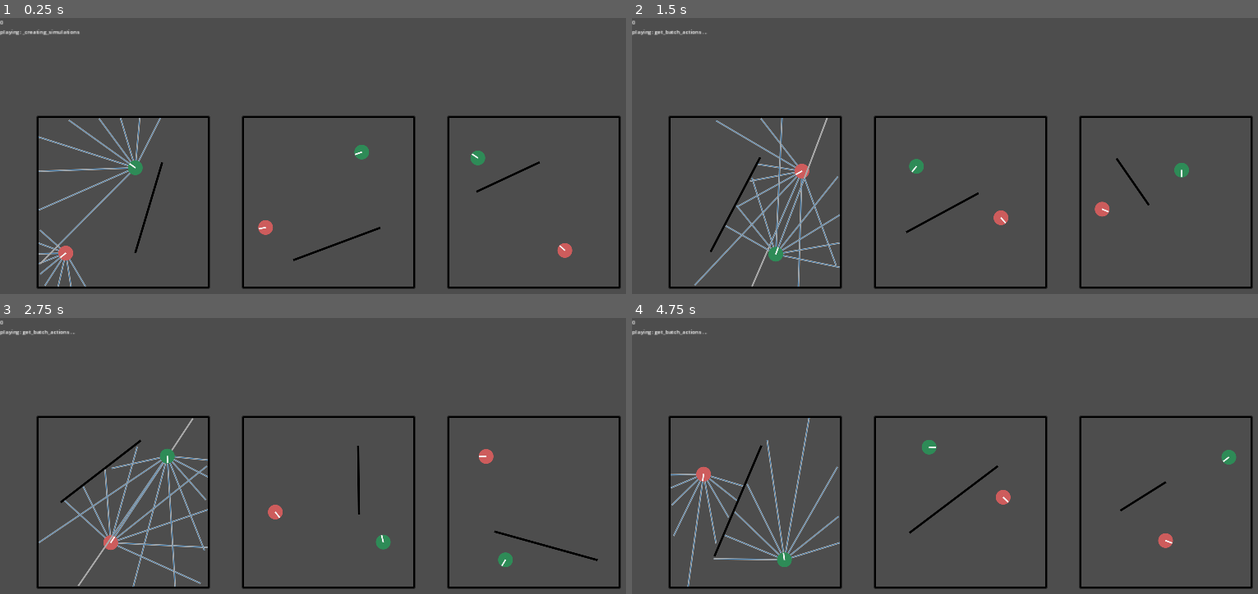
Above: before the commit, frames 1-4 (two rows, left to right).
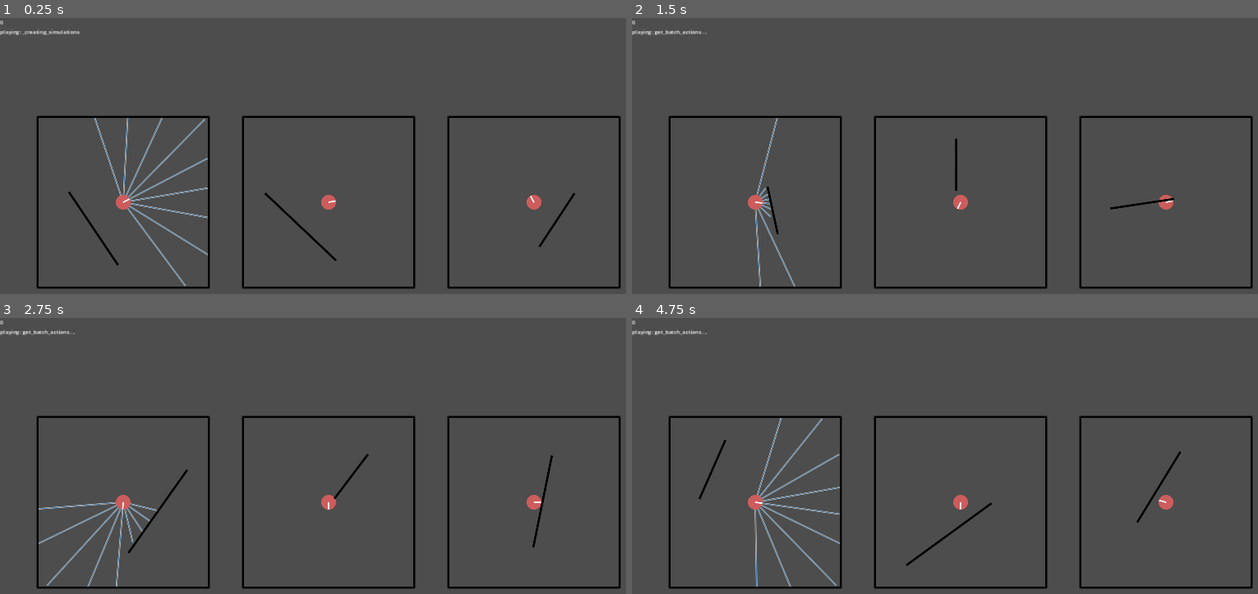
Above: after the commit, the same moments.

Repository: stokatyan/godot-ai
Game: Godot game, scene res://ZombieGame/ZGEnv.tscn
Two runs of this game, one before a commit and one after it. Both use one fixed random seed, a clock stepped at 60 frames per second and the inputs below. Before the commit the project starts from res://FindCoinGame/FCGEnv.tscn.
Inputs:
- Up to frame 1 (0.25 s): no input
- Up to frame 2 (1.5 s): tap Enter at 0.5 s; hold D 0.53-1.28 s; hold Shift 0.53-1.28 s; tap Space at 0.77, 1.25 s; tap 2 at 0.8, 1.35 s; hold S from 1.28 s (still down)
- Up to frame 3 (2.75 s): tap Space at 1.52 s; tap O at 1.55, 2.1 s; tap Enter at 2 s; release S at 2.03 s; hold D from 2.03 s (still down); hold Shift from 2.03 s (still down)
- Up to frame 4 (4.75 s): tap Space at 2.75, 3.02, 3.77, 4.25, 4.52 s; release D at 2.78 s; release Shift at 2.78 s; hold W 2.78-3.53 s; tap Shift at 2.85, 4.55 s; tap 2 at 3.05, 3.6 s; tap Enter at 3.5 s; hold A from 3.53 s (still down); tap O at 3.8, 4.35 s

The runs differ from the first frame. In frame 1, 3.3% of the frame differs, in the area x 6-92%, y 36-98%; in frame 2, 3.1%; in frame 3, 3.6%, in the area x 6-96%, y 36-98%; in frame 4, 3.5%.
Error before the commit: Cannot call method 'poll' on a null value. (res://AI/AIServerTCP.gd:40)
Error after the commit: Out of bounds get index '1' (on base: 'Array[FCGAgent]') (res://ZombieGame/ZGSimulation.gd:284)

Commit message:
zg env runs; need to fix overlap; add strafing; add zombies; and add shooting

Diff:
--- a/godot-ai-client/AI/AIBaseEnvironment.gd
+++ b/godot-ai-client/AI/AIBaseEnvironment.gd
@@ -53,7 +53,7 @@
 	return 0
 
 func get_replay_capacity(_agent_name) -> int:
-	assert(false)
+	assert(false, "get_replay_capacity not implemented")
 	return 0
 
 func get_train_steps(_agent_name: String) -> int:
@@ -68,7 +68,7 @@
 	var agent_names: Array[String] = []
 	return agent_names
 
-func get_is_deterministic_map(epoch: int) -> Dictionary:
+func get_is_deterministic_map(_epoch: int) -> Dictionary:
 	assert(false, "get_is_discrete_map not implemented")
 	var deterministic_map = {}
 	return deterministic_map
--- a/godot-ai-client/AI/BaseSimulation.gd
+++ b/godot-ai-client/AI/BaseSimulation.gd
@@ -5,46 +5,46 @@
 var _is_cleaned = false
 
 func new_game(physics_update: Signal) -> bool:
-	assert(false)
+	assert(false, "new_game not implemented not implemented")
 	await physics_update
 	return true
 
 func is_game_complete(_agent_index: int) -> bool:
-	assert(false)
+	assert(false, "is_game_complete not implelented not implemented")
 	return false
 
 func apply_action(_agent_index: int, _action_vector: Array[float], _callback):
-	assert(false)
+	assert(false, "apply_action not implemented")
 	pass
 
 func get_state(_agent_index: int) -> Array[float]:
-	assert(false)
+	assert(false, "get_state not implemented")
 	return []
 
 func get_score(_agent_index: int) -> float:
-	assert(false)
+	assert(false, "get_score not implemented")
 	return 0
 
 func cleanup_simulation():
 	_is_cleaned = true
 
 func get_state_dim(_agent_name: String) -> int:
-	assert(false)
+	assert(false, "get_state_dim not implemented")
 	return 0
 
 func get_action_dim(_agent_name: String) -> int:
-	assert(false)
+	assert(false, "get_action_dim not implemented")
 	return 0
 
 func get_agent_names() -> Array[String]:
-	assert(false)
+	assert(false, "get_agent_names not implemented")
 	var agent_names = []
 	return agent_names
 
 func get_agents_count() -> int:
-	assert(false)
+	assert(false, "get_agents_count not implemented")
 	return 0
 
 func get_agent_name(_agent_index: int) -> String:
-	assert(false)
+	assert(false, "get_agent_name not implemented")
 	return ""
--- a/godot-ai-client/ZombieGame/ZGEnv.gd
+++ b/godot-ai-client/ZombieGame/ZGEnv.gd
@@ -1,11 +1,179 @@
 extends AIBaseEnvironment
 
+var _sims_to_display: Array[ZGSimulation] = []
+var _example_sim: ZGSimulation = ZGSimulation.new()
+var _display_offsets: Array[Vector2] = [Vector2(-600, 0), Vector2(0, 0), Vector2(600, 0)]
 
-# Called when the node enters the scene tree for the first time.
-func _ready():
-	pass # Replace with function body.
+@export var epoch_label: Label
+@export var state_label: Label
 
+func _draw():
+	if _sims_to_display.is_empty():
+		return
+	for index in range(0, get_number_of_simulations_to_display()):
+		var sim = _sims_to_display[index]
+		_draw_simulation(sim, _display_offsets[index], index)
 
-# Called every frame. 'delta' is the elapsed time since the previous frame.
-func _process(delta):
-	pass
+func _input(event):
+	var keyboard_event = event as InputEventKey
+
+	if keyboard_event and keyboard_event.is_pressed():
+		_handle_user_input(keyboard_event.keycode)
+
+func _handle_user_input(_key: Key):
+	var apply_move = false
+	var move_vector: Vector2 = Vector2.ZERO
+
+	if Input.is_key_pressed(KEY_W):
+		apply_move = true
+		move_vector += Vector2.UP
+	if Input.is_key_pressed(KEY_A):
+		apply_move = true
+		move_vector += Vector2.LEFT
+	if Input.is_key_pressed(KEY_S):
+		apply_move = true
+		move_vector += Vector2.DOWN
+	if Input.is_key_pressed(KEY_D):
+		apply_move = true
+		move_vector += Vector2.RIGHT
+
+	var agent_index = 0
+	if Input.is_key_pressed(KEY_SHIFT):
+		agent_index = 1
+
+	if apply_move and !_ai_runner._initial_simulations.is_empty():
+		var action: Array[float] = [move_vector.x, move_vector.y]
+
+		_ai_runner._initial_simulations[0].apply_action(agent_index, action, null)
+		await get_tree().physics_frame
+		await get_tree().physics_frame
+		queue_redraw()
+		if _ai_runner._initial_simulations[0].is_game_complete(0):
+			await get_tree().create_timer(0.5).timeout
+			await _ai_runner._initial_simulations[0].new_game(get_tree().physics_frame)
+		await get_tree().physics_frame
+		await get_tree().physics_frame
+		queue_redraw()
+
+func display_simulation(s: BaseSimulation):
+	await get_tree().physics_frame
+	await get_tree().physics_frame
+
+	_sims_to_display.append(s)
+	while _sims_to_display.size() > get_number_of_simulations_to_display():
+		_sims_to_display.pop_front()
+
+	queue_redraw()
+
+func new_simulation() -> BaseSimulation:
+	return ZGSimulation.new() as ZGSimulation
+
+func get_simulation_count() -> int:
+	return 50
+
+func get_steps_in_round() -> int:
+	return 60
+
+func get_state_dim(_agent_name: String) -> int:
+	return _example_sim.get_state(0).size() # Only 1 type of agent
+
+func get_action_dim(_agent_name: String) -> int:
+	return 2
+
+func get_batch_size(_agent_name: String) -> int:
+	return 500
+
+func get_num_actor_layers(_agent_name: String) -> int:
+	return 3
+
+func get_num_critic_layers(_agent_name: String) -> int:
+	return 4
+
+func get_hidden_size(_agent_name: String) -> int:
+	return 200
+
+func get_train_steps(_agent_name: String) -> int:
+	return 100
+
+func _draw_simulation(s: ZGSimulation, offset: Vector2, sim_index: int):
+	if s._is_cleaned:
+		return
+
+	var colors = [Color.INDIAN_RED, Color.SEA_GREEN]
+	for agent_index in range(0, s.get_agents_count()):
+		# Vision
+		var agent = s._agents[agent_index]
+		var vision_angles = agent.get_vision_angles()
+		var game_state = s.get_state(agent_index)
+		if sim_index == 0:
+			for i in range(vision_angles.size()):
+				var a = vision_angles[i]
+				var wall_depth = game_state[i + 1] # first item is rotation
+				var target_depth = game_state[i + 1 + vision_angles.size()] # first item is rotation
+				target_depth = min(wall_depth, target_depth)
+				var direction = Vector2.from_angle(a)
+				draw_line(
+					agent._position + direction * agent._radius + offset,
+					agent._position + direction * wall_depth * agent.max_vision_distance + direction * agent._radius + offset,
+					Color.DARK_GRAY,
+					3.5,
+					true
+				)
+				draw_line(
+					agent._position + direction * agent._radius + offset,
+					agent._position + direction * target_depth * agent.max_vision_distance + direction * agent._radius + offset,
+					Color.STEEL_BLUE,
+					0.75,
+					true
+				)
+		# Agent
+		draw_circle(
+			agent._position + offset,
+			agent._radius,
+			colors[agent_index],
+			false,
+			2.0,
+			true
+		)
+		# Filled circle
+		draw_circle(
+			agent._position + offset,
+			agent._radius,
+			colors[agent_index],
+		)
+
+		# Orientation
+		draw_line(
+			agent._position + offset,
+			agent._position + Vector2.from_angle(agent._rotation) * agent._radius + offset,
+			Color.WHITE_SMOKE,
+			3,
+			true
+		)
+
+	# Walls
+	for body in s._boundary_wall_bodies + s._inner_wall_bodies:
+		var shape_rect = s.get_wall_shape(body)
+		var p0 = shape_rect.position + offset
+		var p1 = shape_rect.size + offset
+		draw_line(p0, p1, Color.BLACK, s._wall_thickness, true)
+
+func update_status(epoch: int, message: String):
+	epoch_label.text = str(epoch)
+	state_label.text = message
+
+func get_agent_names() -> Array[String]:
+	return _example_sim.get_agent_names()
+
+func get_number_of_simulations_to_display() -> int:
+	return min(_display_offsets.size(), get_simulation_count())
+
+func get_is_deterministic_map(epoch: int) -> Dictionary:
+	var agent_names = _example_sim.get_agent_names()
+	var discrete_map = {}
+	discrete_map[agent_names[0]] = false
+
+	return discrete_map
+
+func get_replay_capacity(agent_name: String) -> int:
+	return 1_000_000
--- a/godot-ai-client/ZombieGame/ZGEnv.tscn
+++ b/godot-ai-client/ZombieGame/ZGEnv.tscn
@@ -1,3 +1,22 @@
-[gd_scene format=3 uid="uid://cdqj53iytypjv"]
+[gd_scene load_steps=2 format=3 uid="uid://cdqj53iytypjv"]
 
-[node name="ZombieGameEnv" type="Node2D"]
+[ext_resource type="Script" path="res://ZombieGame/ZGEnv.gd" id="1_sm6k6"]
+
+[node name="ZombieGameEnv" type="Node2D" node_paths=PackedStringArray("epoch_label", "state_label")]
+script = ExtResource("1_sm6k6")
+epoch_label = NodePath("CanvasLayer/VBoxContainer/Epoch")
+state_label = NodePath("CanvasLayer/VBoxContainer/Status")
+
+[node name="Camera2D" type="Camera2D" parent="."]
+
+[node name="CanvasLayer" type="CanvasLayer" parent="."]
+
+[node name="VBoxContainer" type="VBoxContainer" parent="CanvasLayer"]
+
+[node name="Epoch" type="Label" parent="CanvasLayer/VBoxContainer"]
+layout_mode = 2
+text = "epoch"
+
+[node name="Status" type="Label" parent="CanvasLayer/VBoxContainer"]
+layout_mode = 2
+text = "status"
--- a/godot-ai-client/ZombieGame/ZGSimulation.gd
+++ b/godot-ai-client/ZombieGame/ZGSimulation.gd
@@ -1,11 +1,336 @@
 extends BaseSimulation
 
-
-# Called when the node enters the scene tree for the first time.
-func _ready():
-	pass # Replace with function body.
-
-
-# Called every frame. 'delta' is the elapsed time since the previous frame.
-func _process(delta):
-	pass
+class_name ZGSimulation
+
+var agent_names: Array[String] = ["hero"]
+
+var _agents: Array[FCGAgent] = [FCGAgent.new()]
+
+var _map_size: float = 500
+var _map_radius: float:
+	get:
+		return _map_size/2
+
+var _actions_taken = 0
+
+var _agents_to_prev_actions = {}
+var _action_history_size = 10
+
+var _agents_to_prev_observations= {}
+var _observation_history_size = 10
+
+var _wall_thickness: float = 5
+
+var _physics_space: RID
+var _boundary_wall_bodies: Array[RID] = []
+var _inner_wall_bodies: Array[RID] = []
+
+var _hero_layer   = 0b0001
+var _zombie_layer = 0b0010
+var _wall_layer   = 0b0100
+
+var _is_game_over = false
+
+func _init():
+	_setup_physics_server()
+	_reset_prev_actions()
+	_reset_prev_observations()
+
+func _setup_physics_server():
+	_physics_space = PhysicsServer2D.space_create()
+	PhysicsServer2D.space_set_active(_physics_space, true)
+
+	PhysicsServer2D.body_set_space(_agents[0]._physics_body, _physics_space)
+	PhysicsServer2D.body_set_collision_layer(_agents[0]._physics_body, _hero_layer)
+	PhysicsServer2D.body_set_collision_mask(_agents[0]._physics_body, _hero_layer)
+
+	var wall_segments: Array[Rect2] = [
+		Rect2(Vector2(-_map_radius, _map_radius), Vector2(_map_radius, _map_radius)),
+		Rect2(Vector2(_map_radius, _map_radius), Vector2(_map_radius, -_map_radius)),
+		Rect2(Vector2(_map_radius, -_map_radius), Vector2(-_map_radius, -_map_radius)),
+		Rect2(Vector2(-_map_radius, -_map_radius), Vector2(-_map_radius, _map_radius))
+	]
+
+	for segment in wall_segments:
+		var wall_body = _add_wall(segment)
+		_boundary_wall_bodies.append(wall_body)
+
+func _add_wall(segment: Rect2) -> RID:
+	var wall_body = PhysicsServer2D.body_create()
+	var segment_shape = PhysicsServer2D.segment_shape_create()
+
+	PhysicsServer2D.body_set_space(wall_body, _physics_space)
+	PhysicsServer2D.body_add_shape(wall_body, segment_shape)
+	PhysicsServer2D.shape_set_data(segment_shape, segment)
+	PhysicsServer2D.body_set_mode(wall_body, PhysicsServer2D.BodyMode.BODY_MODE_STATIC)
+	PhysicsServer2D.body_set_collision_layer(wall_body, _wall_layer)
+	PhysicsServer2D.body_set_collision_mask(wall_body, 0xFFFF)
+
+	PhysicsServer2D.body_set_state(wall_body, PhysicsServer2D.BODY_STATE_TRANSFORM, Transform2D())
+	return wall_body
+
+func get_wall_shape(body: RID) -> Rect2:
+	var shape = PhysicsServer2D.body_get_shape(body, 0)
+	return PhysicsServer2D.shape_get_data(shape)
+
+func get_transform(body: RID) -> Transform2D:
+	var transform = PhysicsServer2D.body_get_state(body, PhysicsServer2D.BodyState.BODY_STATE_TRANSFORM)
+	return transform
+
+func _reset_prev_actions():
+	for agent in _agents:
+		var history: Array[float] = []
+
+		for i in range(_action_history_size):
+			history.append(0.0)
+			history.append(0.0)
+
+		_agents_to_prev_actions[agent] = history
+
+func _reset_prev_observations():
+	for agent_index in get_agents_count():
+		var obs = _get_current_observation(agent_index)
+		var prev_observations = []
+		for i in range(_observation_history_size):
+			prev_observations.append(obs)
+		_agents_to_prev_observations[_agents[agent_index]] = prev_observations
+
+func _get_current_observation(agent_index: int) -> Array[float]:
+	var agent = _agents[agent_index]
+	var state: Array[float] = [
+		(agent._rotation / PI)
+	]
+
+	var angles = agent.get_vision_angles()
+	var angle_to_wall_distance = {}
+
+	for a in angles: # Walls
+		var obs = _get_agent_observation(agent, a, agent.max_vision_distance, _wall_layer)
+		state.append(obs)
+		angle_to_wall_distance[a] = obs
+	for a in angles: # Zombies
+		var obs = _get_agent_observation(agent, a, agent.max_vision_distance, _zombie_layer)
+		var t = agent._transform
+		t.origin += Vector2.from_angle(a) * _agents[0]._radius
+		var target_collision_points = _get_collision_points(agent._physics_shape, t, 0, _zombie_layer)
+
+		if !target_collision_points.is_empty():
+			obs = 0.2 * agent._position.distance_to(target_collision_points[1]) / agent.max_vision_distance
+
+		if obs > angle_to_wall_distance[a]:
+			obs = 1
+		state.append(obs)
+
+	state.append(agent._position.x / _map_radius)
+	state.append(agent._position.y / _map_radius)
+
+	return state
+
+func _get_agent_observation(agent: FCGAgent, angle: float, max_distance: float, layer: int) -> float:
+	var space_state = PhysicsServer2D.space_get_direct_state(_physics_space)
+	var agent_transform: Transform2D = get_transform(agent._physics_body)
+
+	# Define the motion query
+	var motion_query = PhysicsShapeQueryParameters2D.new()
+	motion_query.collide_with_areas = false
+	motion_query.collide_with_bodies = true
+	motion_query.margin = 0
+	motion_query.motion = Vector2.from_angle(angle) * max_distance
+	motion_query.shape_rid = agent._physics_shape
+	motion_query.transform = agent_transform
+	motion_query.collision_mask = layer
+
+	var result = space_state.cast_motion(motion_query)
+	return result[0]
+
+func _get_collision_points(shape_rid: RID, transform: Transform2D, margin: float, collision_mask: int) -> Array[Vector2]:
+	var direct_state = PhysicsServer2D.space_get_direct_state(_physics_space)
+	var query = PhysicsShapeQueryParameters2D.new()
+	query.margin = margin
+	query.shape_rid = shape_rid
+	query.transform = transform
+	query.collision_mask = collision_mask
+	var result = direct_state.collide_shape(query, 1)
+	return result
+
+func get_score(agent_index: int) -> float:
+	if agent_index == 0:
+		if is_game_complete(agent_index):
+			return 1.0
+		return -1.0
+	else:
+		if is_game_complete(agent_index):
+			return -1.0
+		return 1.0
+
+## Check if p2 will overlap the line from p1 to p3
+func _will_overlap(p1: Vector2, p3: Vector2, p2: Vector2, r: float):
+	var min_distance = 2 * r
+
+	# Vector from p1 to p3
+	var p1_to_p3 = p3 - p1
+	# Vector from p1 to p2
+	var p1_to_p2 = p2 - p1
+
+	# Project p1_to_p2 onto p1_to_p3
+	var projection = p1_to_p2.dot(p1_to_p3) / p1_to_p3.length_squared()
+	var closest_point: Vector2
+
+	# Determine the closest point on the line segment to p2
+	if projection < 0.0:
+		#return null
+		closest_point = p1  # Closest to p1 if the projection is negative
+	elif projection > 1.0:
+		closest_point = p3  # Closest to p3 if the projection exceeds 1
+	else:
+		closest_point = p1 + p1_to_p3 * projection  # Closest point on the segment
+
+	# Calculate the distance from p2 to the closest point
+	var distance_to_p2 = (closest_point - p2).length()
+
+	if distance_to_p2 < min_distance:
+		return closest_point
+
+func get_agent_names() -> Array[String]:
+	return agent_names
+
+func get_agents_count() -> int:
+	return _agents.size()
+
+func get_agent_name(agent_index: int) -> String:
+	if agent_index == 0:
+		return agent_names[0]
+	return agent_names[1]
+
+## New Game
+
+func new_game(physics_update: Signal) -> bool:
+	_is_game_over = false
+	for body in _inner_wall_bodies:
+		var shape_count = PhysicsServer2D.body_get_shape_count(body)
+		for i in range(shape_count):
+			var shape_rid = PhysicsServer2D.body_get_shape(body, i)
+			PhysicsServer2D.free_rid(shape_rid)  # Free the shape RID
+
+		# Free the body RID
+		PhysicsServer2D.free_rid(body)
+
+	_inner_wall_bodies = []
+
+	_actions_taken = 0
+	var max_p = _map_radius * 0.75
+	var p_hero = Vector2.ZERO
+	var wall_segment = Rect2(randf_range(-max_p , max_p), randf_range(-max_p , max_p), randf_range(-max_p , max_p), randf_range(-max_p , max_p))
+
+	while wall_segment.position.distance_to(wall_segment.size) < max_p * 0.75:
+		wall_segment = Rect2(randf_range(-max_p , max_p), randf_range(-max_p , max_p), randf_range(-max_p , max_p), randf_range(-max_p , max_p))
+
+	var inner_wall = _add_wall(wall_segment)
+	_inner_wall_bodies.append(inner_wall)
+
+	var is_done = true
+	while !is_done:
+		await physics_update
+
+		p_hero = Vector2.ZERO
+
+		var t_hero = Transform2D(0, p_hero)
+		var temp_hero_body = PhysicsServer2D.body_create()
+		var temp_hero_shape = PhysicsServer2D.circle_shape_create()
+		PhysicsServer2D.shape_set_data(temp_hero_shape, _agents[0]._radius)
+		PhysicsServer2D.body_add_shape(temp_hero_body, temp_hero_shape)
+		PhysicsServer2D.body_set_state(temp_hero_body, PhysicsServer2D.BODY_STATE_TRANSFORM, t_hero)
+		PhysicsServer2D.body_set_space(temp_hero_body, _physics_space)
+		PhysicsServer2D.body_set_collision_layer(temp_hero_body, _hero_layer)
+
+		var result = _get_collision_points(temp_hero_shape, t_hero, _agents[0]._radius * 2, _wall_layer)
+
+		if result.is_empty():
+			break
+
+	_agents[0].set_transform(p_hero, randf_range(-PI, PI))
+
+	_reset_prev_actions()
+	_reset_prev_observations()
+
+	return true
+
+func cleanup_simulation():
+	if _is_cleaned:
+		return
+	super.cleanup_simulation()
+	_free_all_objects()
+
+func _free_all_objects():
+	PhysicsServer2D.free_rid(_agents[0]._physics_shape)
+	PhysicsServer2D.free_rid(_agents[0]._physics_body)
+	for wall in _boundary_wall_bodies + _inner_wall_bodies:
+		var shape_count = PhysicsServer2D.body_get_shape_count(wall)
+		var range_of_count = range(shape_count)
+		range_of_count.reverse()
+		for index in range_of_count:
+			var shape = PhysicsServer2D.body_get_shape(wall, index)
+			PhysicsServer2D.free_rid(shape)
+		PhysicsServer2D.free_rid(wall)
+	PhysicsServer2D.free_rid(_physics_space)
+
+func is_game_complete(_agent_index: int) -> bool:
+	return false
+	#_is_game_over = true
+
+func apply_action(agent_index: int, action_vector: Array[float], callback):
+	if _is_game_over:
+		return
+	var agent = _agents[agent_index]
+	var motion_vector = Vector2(action_vector[0], action_vector[1]) * agent._radius
+	if agent_index > 0:
+		motion_vector *= 1.2
+
+	var transform: Transform2D = get_transform(agent._physics_body)
+	var space_state = PhysicsServer2D.space_get_direct_state(_physics_space)
+
+	var motion_query = PhysicsShapeQueryParameters2D.new()
+	motion_query.collide_with_areas = false
+	motion_query.collide_with_bodies = true
+	motion_query.margin = _wall_thickness
+	motion_query.motion = motion_vector
+	motion_query.shape_rid = agent._physics_shape
+	motion_query.transform = transform
+	motion_query.collision_mask = _wall_layer
+
+	var result = space_state.cast_motion(motion_query)
+	var motion_magnitude = result[0]
+
+	var prev_actions = _agents_to_prev_actions[agent]
+	prev_actions += action_vector
+	prev_actions.pop_front()
+	prev_actions.pop_front()
+	_agents_to_prev_actions[agent] = prev_actions
+
+	var prev_observations = _agents_to_prev_observations[agent]
+	prev_observations.append(_get_current_observation(agent_index))
+	prev_observations.pop_front()
+	_agents_to_prev_observations[agent] = prev_observations
+
+	_actions_taken += 1
+
+	agent.set_transform(agent._position + motion_vector * motion_magnitude, motion_vector.angle())
+
+	if callback:
+		callback.call(self)
+
+func get_state(agent_index: int) -> Array[float]:
+	var current = _get_current_observation(agent_index)
+	var agent = _agents[agent_index]
+	var prev_observations = _agents_to_prev_observations[agent]
+	if prev_observations.size() != _observation_history_size:
+		_reset_prev_observations()
+
+	prev_observations = _agents_to_prev_observations[agent]
+	var flattened_prev_observatations: Array[float] = []
+	for obs in prev_observations:
+		flattened_prev_observatations += obs
+	var prev_actions: Array[float] = _agents_to_prev_actions[agent]
+
+	var state = current + flattened_prev_observatations + prev_actions
+	return state
--- a/godot-ai-client/project.godot
+++ b/godot-ai-client/project.godot
@@ -11,9 +11,17 @@
 [application]
 
 config/name="godot-ai"
-run/main_scene="res://FindCoinGame/FCGEnv.tscn"
+run/main_scene="res://ZombieGame/ZGEnv.tscn"
 config/features=PackedStringArray("4.3", "Mobile")
 config/icon="res://icon.svg"
+
+[debug]
+
+gdscript/warnings/unused_variable=0
+gdscript/warnings/unused_private_class_variable=0
+gdscript/warnings/unused_parameter=0
+gdscript/warnings/integer_division=0
+gdscript/warnings/narrowing_conversion=0
 
 [display]
 
